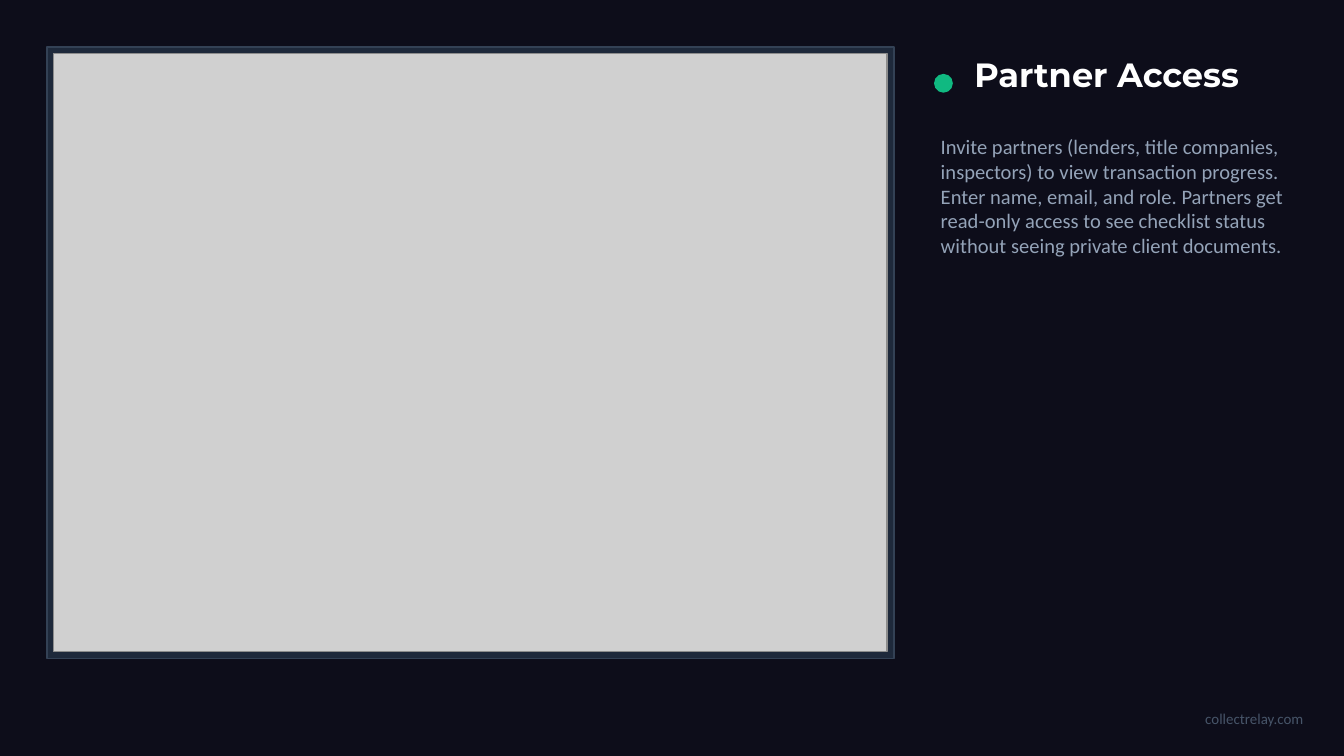
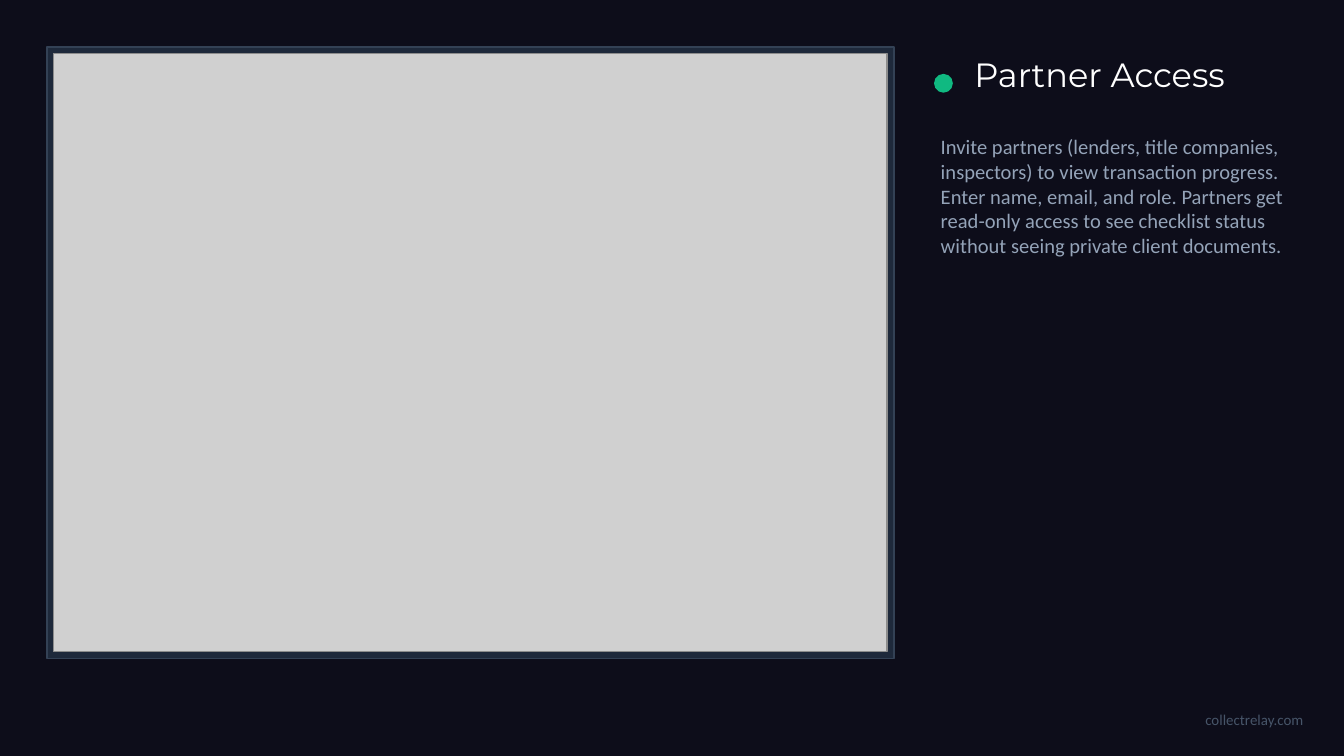
Before and after one commit to mprice78usa/CollectRelay, a slide deck: slide 11 of static/CollectRelay-Walkthrough.pptx. Drawn at 1344x756 pixels with LibreOffice and Linux fonts; fonts in the diff are those of the drawing; grey boxes stand for pictures. Boxes give left, top, right and bottom in pixels: in the first picture for what was removed or moved away, otherwise in the second. Text is boxed around its words. In the diff, an @@ line names an element or a change of style, - is before the commit and + after.

```diff
--- a/static/CollectRelay-Walkthrough.pptx
+++ b/static/CollectRelay-Walkthrough.pptx
@@ text "Partner Access" at box(974, 63, 1225, 87): bold off @@
```
Also in this commit, not shown: 25 other slides changed.
